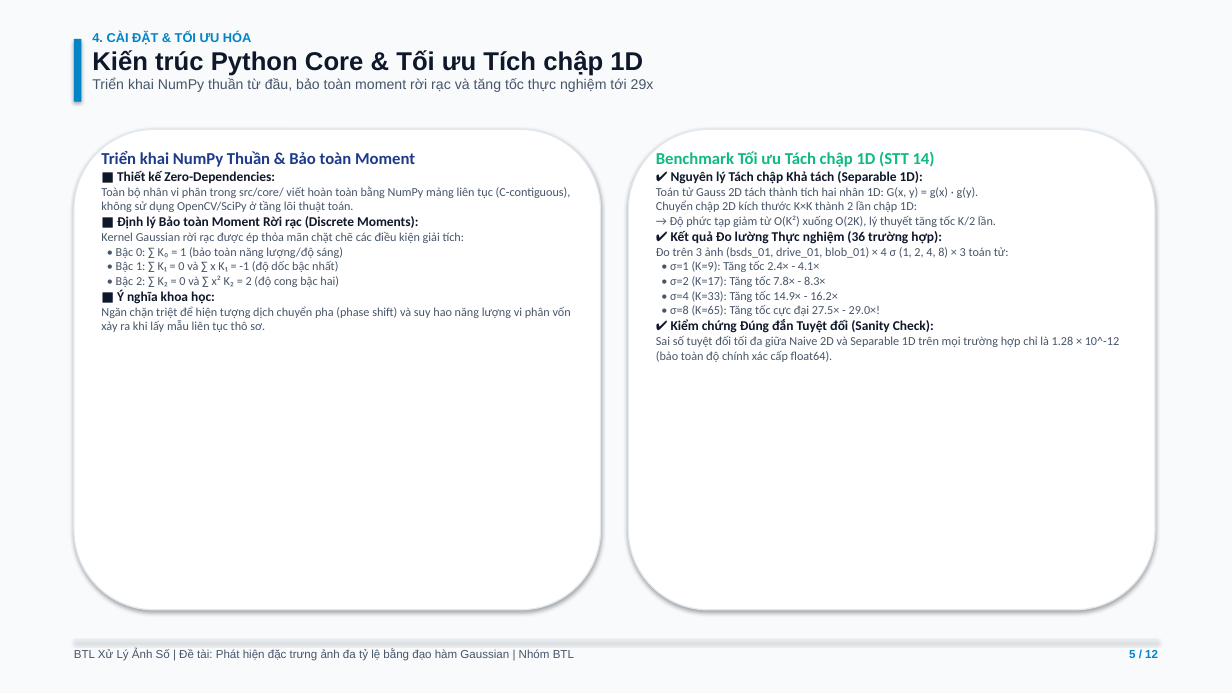
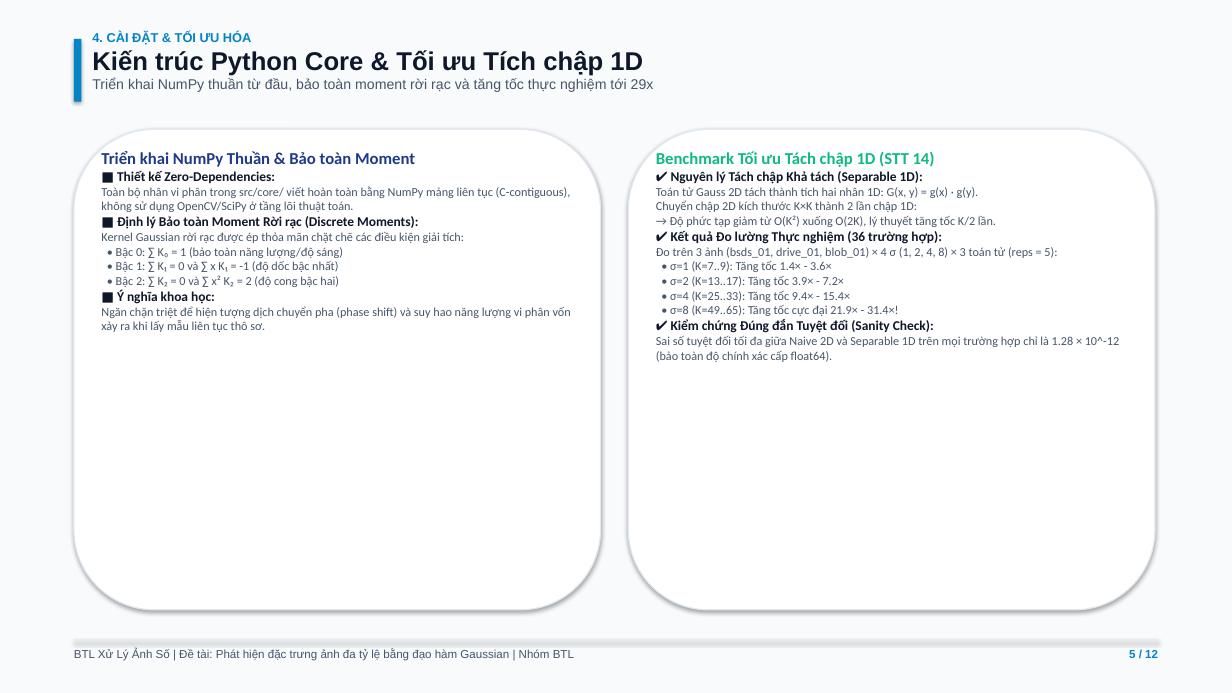
Before and after one commit to ndmanh1811/XLA, a slide deck: slide 5 of docs/slides/BTL_XLA_Nhom_BaoCao.pptx. Drawn at 1232x693 pixels with LibreOffice and Linux fonts; fonts in the diff are those of the drawing. Boxes give left, top, right and bottom in pixels: in the first picture for what was removed or moved away, otherwise in the second. Text is boxed around its words. In the diff, an @@ line names an element or a change of style, - is before the commit and + after.

Commit message:
fix(audit): regenerate Tier 2 metrics, refresh docs/slides/figures, enable strict mode, archive duc_08_11 manifest
- Regenerate outputs/metrics/tier2_results.csv as official Python 8σ branch
  (55 rows: 40 BSDS + 10 DRIVE + 5 Blob; blob_05 = 140/329, F1 0.4628).
- Regenerate outputs/metrics/tier2_results_fiji.csv (55 rows, Fiji fair
  canny, Blob 7σ); BSDS numbers now match canonical:
  0.455418/0.455478, 0.477886/0.477886, 0.441491/0.441491, 0.343340/0.343340.
- Rerun optimization_benchmark.csv: 36 rows, reps=5, max abs diff 1.279e-12;
  update README.md and main.tex tab:optimization-benchmark averages.
- Fix README.md: row counts (55), 7σ/8σ blob_05 distinction, GT overclaim,
  benchmark table, ZIP/main.tex sizes.
- Fix HUONG_DAN_CHO_HUNG.md, nhanxet7/11.md, bai_trinh_trinh_xla.html stale
  FeatureJ/BSDS numbers and backticks.
- Fix main.tex: BSDS 0.516600 -> 0.477886 (x3), NMS 8 hướng -> 4 sector,
  Ground Truth overclaim, blob 7σ/8σ labels.
- Fix PROTOCOL.md typos; duc_08_11 run_manifest.json -> ARCHIVED_HISTORICAL,
  superseded_by outputs/metrics/, STRICT/RELAXED/FAIL counts, recompute 4
  stale checksums; KET_QUA_METRIC.md smoke FAIL -> RELAXED; README_DUC_08_11.md
  root/bundle direction.
- Fix generate_calib_images.py / smoke_test_analytical.py parabol.tif ->
  parabola.tif.
- Enable strict=True in convolution/kernel/hessian core callers; Tier 1 still
  35 STRICT / 185 RELAXED / 0 FAIL.
- Regenerate build_slides.py values, BTL_XLA_Nhom_BaoCao.pptx, demo_bsds_output.png
  (F1 = 0.4779), and the 4 BSDS figures; copy to report_template/figures/.
- QA: unittest 24/24, run_tests.py 5/5, validate_fiji_outputs.py 435/435,
  verify_tier1.py 35/185/0.

```diff
--- a/docs/slides/BTL_XLA_Nhom_BaoCao.pptx
+++ b/docs/slides/BTL_XLA_Nhom_BaoCao.pptx
@@ text at [656,247,1057,316]: text changed @@
-Đo trên 3 ảnh (bsds_01, drive_01, blob_01) × 4 σ (1, 2, 4, 8) × 3 toán tử:
-• σ=1 (K=9): Tăng tốc 2.4× - 4.1×
-• σ=2 (K=17): Tăng tốc 7.8× - 8.3×
-• σ=4 (K=33): Tăng tốc 14.9× - 16.2×
-• σ=8 (K=65): Tăng tốc cực đại 27.5× - 29.0×!
+Đo trên 3 ảnh (bsds_01, drive_01, blob_01) × 4 σ (1, 2, 4, 8) × 3 toán tử (reps = 5):
+• σ=1 (K=7..9): Tăng tốc 1.4× - 3.6×
+• σ=2 (K=13..17): Tăng tốc 3.9× - 7.2×
+• σ=4 (K=25..33): Tăng tốc 9.4× - 15.4×
+• σ=8 (K=49..65): Tăng tốc cực đại 21.9× - 31.4×!
```
Also in this commit, not shown: 4 other slides changed, 25 other files.
